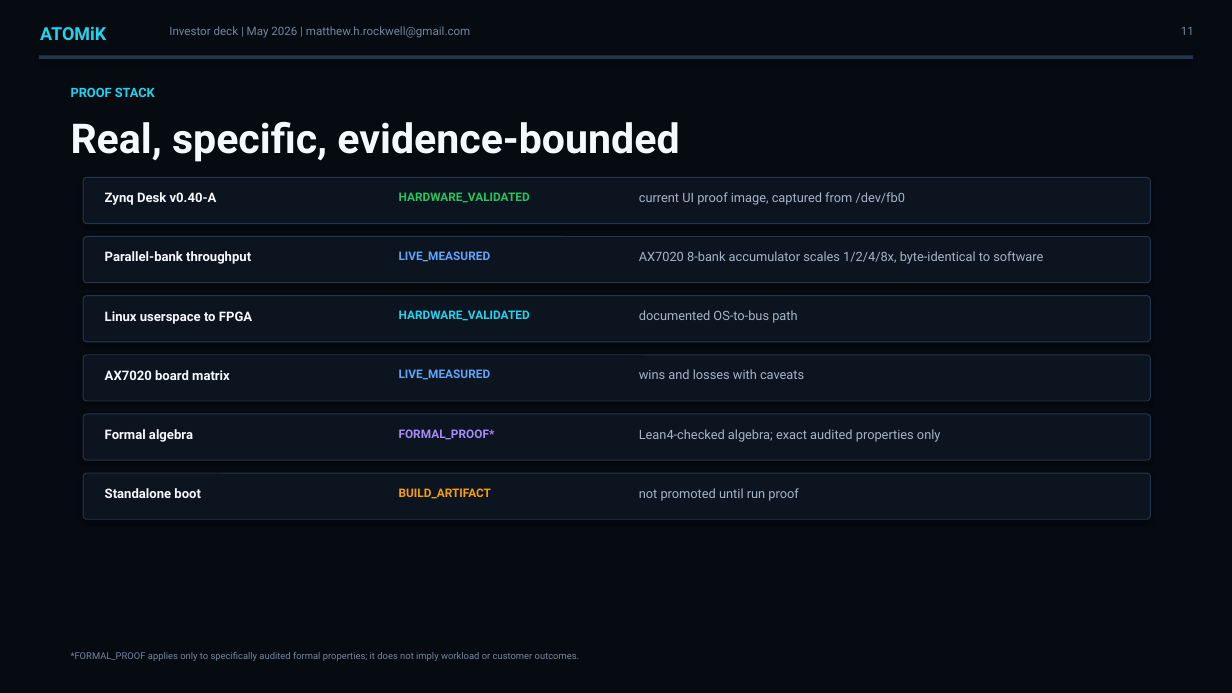
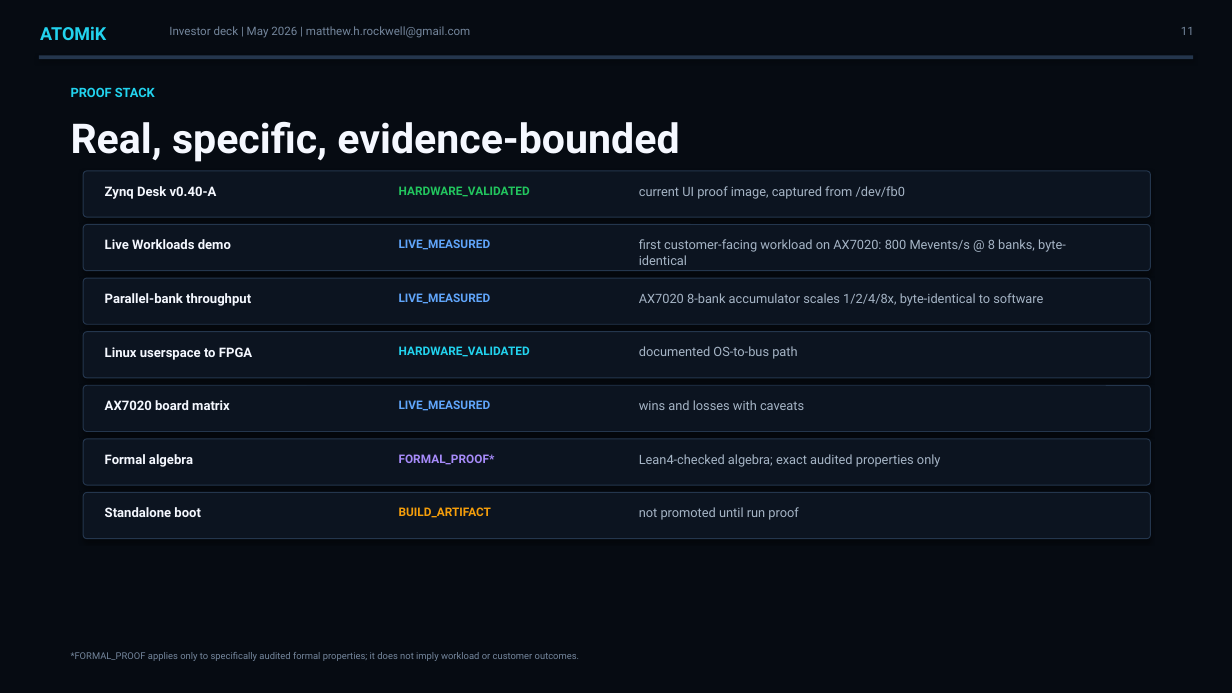
Before and after one commit to MatthewHRockwell/ATOMiK, a slide deck: slide 11 of business/friday_meeting_packet/01_front_of_room/ATOMiK_Investor_Deck.pptx. Drawn at 1232x693 pixels with LibreOffice and Linux fonts; fonts in the diff are those of the drawing. Boxes give left, top, right and bottom in pixels: in the first picture for what was removed or moved away, otherwise in the second. Text is boxed around its words. In the diff, an @@ line names an element or a change of style, - is before the commit and + after.

```diff
--- a/business/friday_meeting_packet/01_front_of_room/ATOMiK_Investor_Deck.pptx
+++ b/business/friday_meeting_packet/01_front_of_room/ATOMiK_Investor_Deck.pptx
@@ 3 texts, 1 rounded rectangle: place and size @@
-3 texts, 1 rounded rectangle at (83, 177, 1151, 224)
+3 texts, 1 rounded rectangle at (83, 171, 1151, 217)
@@ rounded rectangle: place and size @@
-rounded rectangle at (83, 237, 1151, 283)
+rounded rectangle at (83, 225, 1151, 271)
@@ text added at (105, 239, 231, 249), 10.2 pt, text #F5F8FF, bold @@
+Live Workloads demo
@@ text "LIVE_MEASURED": place and size @@
-text "LIVE_MEASURED" at (399, 251, 491, 262)
+text "LIVE_MEASURED" at (399, 239, 491, 250)
@@ text added at (639, 239, 1066, 252), 10 pt, text #A5B4C5 @@
+first customer-facing workload on AX7020: 800 Mevents/s @ 8 banks, byte-identical
@@ rounded rectangle: place and size @@
-rounded rectangle at (83, 296, 1151, 342)
+rounded rectangle at (83, 278, 1151, 324)
@@ text "Parallel-bank throughput": place and size @@
-text "Parallel-bank throughput" at (105, 251, 251, 264)
+text "Parallel-bank throughput" at (105, 293, 251, 306)
@@ text added at (399, 293, 491, 304), 9.2 pt, text #60A5FA, bold @@
+LIVE_MEASURED
@@ text "AX7020 8-bank accumulator scales 1/2/4/8x, ...": place and size @@
-text "AX7020 8-bank accumulator scales 1/2/4/8x, ..." at (639, 251, 1043, 264)
+text "AX7020 8-bank accumulator scales 1/2/4/8x, ..." at (639, 293, 1043, 306)
@@ rounded rectangle: place and size @@
-rounded rectangle at (83, 355, 1151, 401)
+rounded rectangle at (83, 332, 1151, 378)
@@ 3 texts: place and size @@
-3 texts at (105, 310, 797, 324)
+3 texts at (105, 346, 797, 360)
@@ rounded rectangle: place and size @@
-rounded rectangle at (83, 414, 1151, 460)
+rounded rectangle at (83, 385, 1151, 432)
@@ 3 texts: place and size @@
-3 texts at (105, 369, 804, 380)
+3 texts at (105, 400, 804, 411)
@@ rounded rectangle: place and size @@
-rounded rectangle at (83, 473, 1151, 519)
+rounded rectangle at (83, 439, 1151, 485)
@@ 3 texts: place and size @@
-3 texts at (105, 429, 941, 442)
+3 texts at (105, 454, 941, 467)
@@ rounded rectangle added at (83, 493, 1151, 539), fill #0C1420, outline #24364D 0.75 pt @@
@@ 3 texts: place and size @@
-3 texts at (105, 488, 798, 501)
+3 texts at (105, 507, 798, 520)
```
Also in this commit, not shown: 51 other files.
